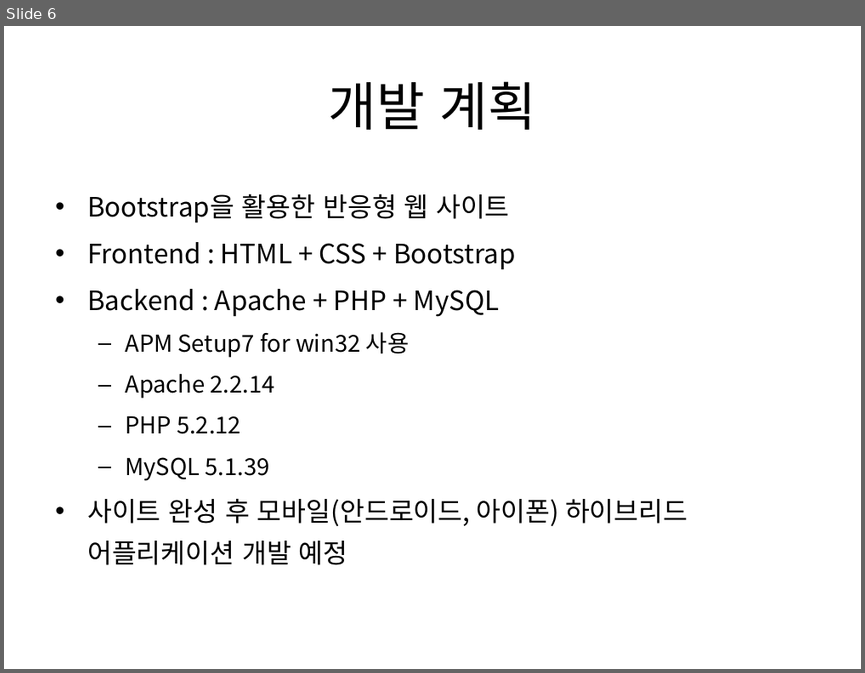
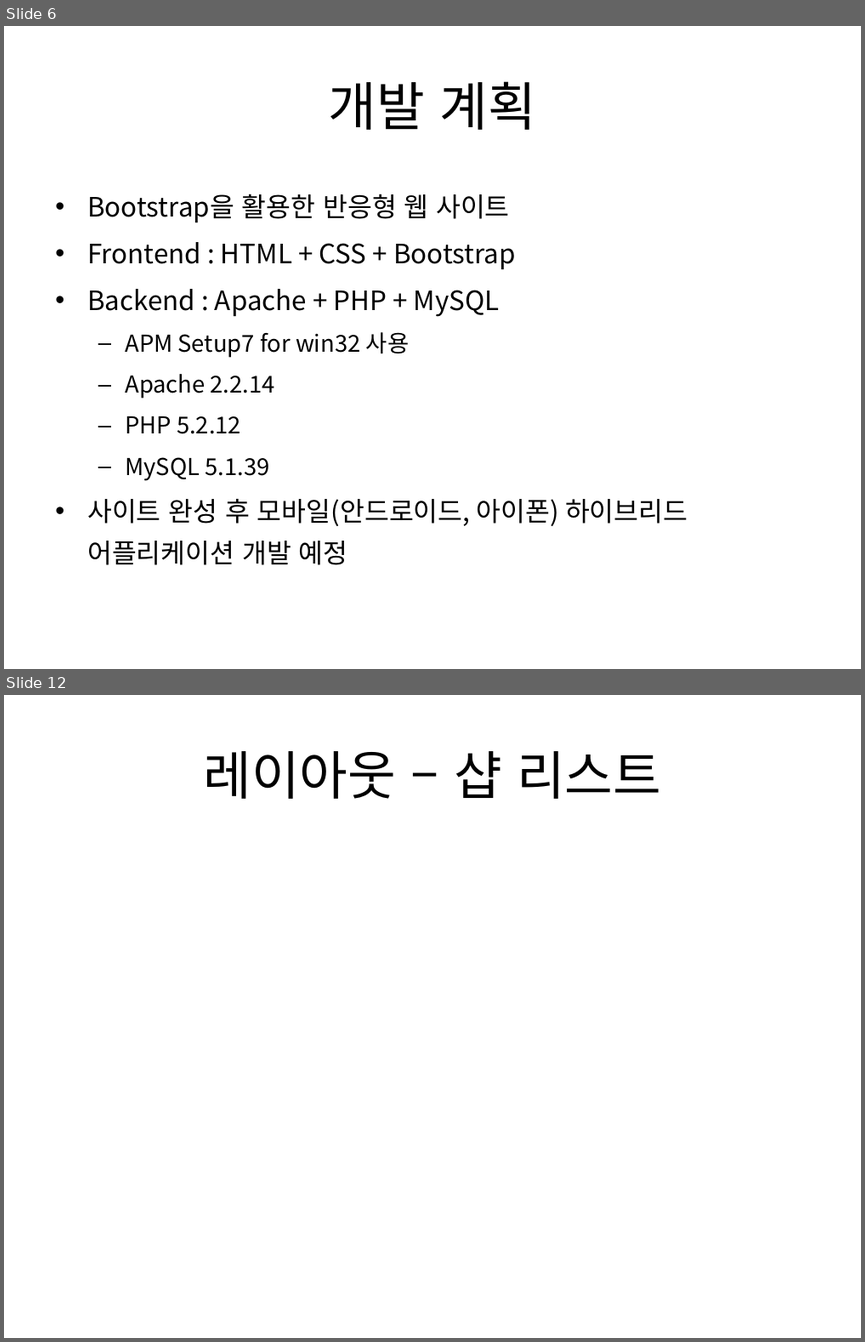
Before and after one commit to kurodari/ttm, a slide deck: docs/ttm 기획서 pt.pptx. Shown one above the other, each under a label of ours: slide 6 before the commit, slides 6 and 12 after it; the slides between them are not shown. The pictures are 865x673 and 865x1342 pixels, drawn with LibreOffice and Linux fonts; fonts in the diff are those of the drawing. Boxes give left, top, right and bottom in pixels: in the first picture for what was removed or moved away, otherwise in the second. Text is boxed around its words. In the diff, an @@ line names an element or a change of style, - is before the commit and + after.

```diff
--- a/docs/ttm 기획서 pt.pptx
+++ b/docs/ttm 기획서 pt.pptx
@@ slide 12 added at [4,695,861,1338], background #FFFFFF @@
@@ title added at [204,751,661,799], 44 pt, text #000000 @@
+레이아웃 – 샵 리스트
```
Also in this commit, not shown: 4 slides changed, 1 other slide added.
